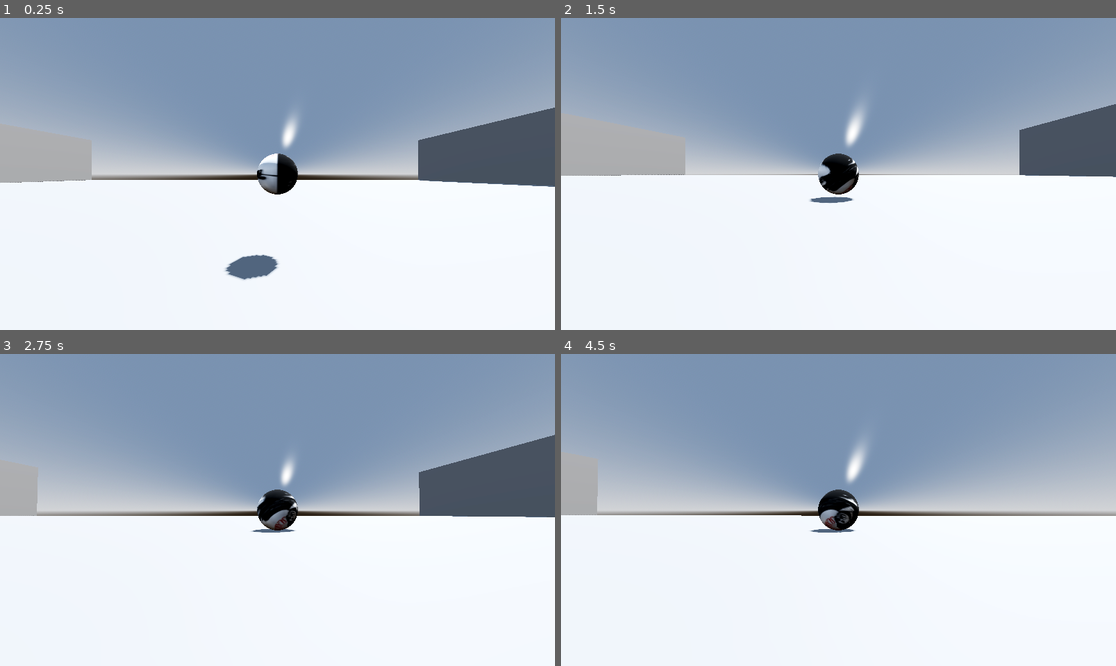
Above: before the commit, frames 1-4 (two rows, left to right).
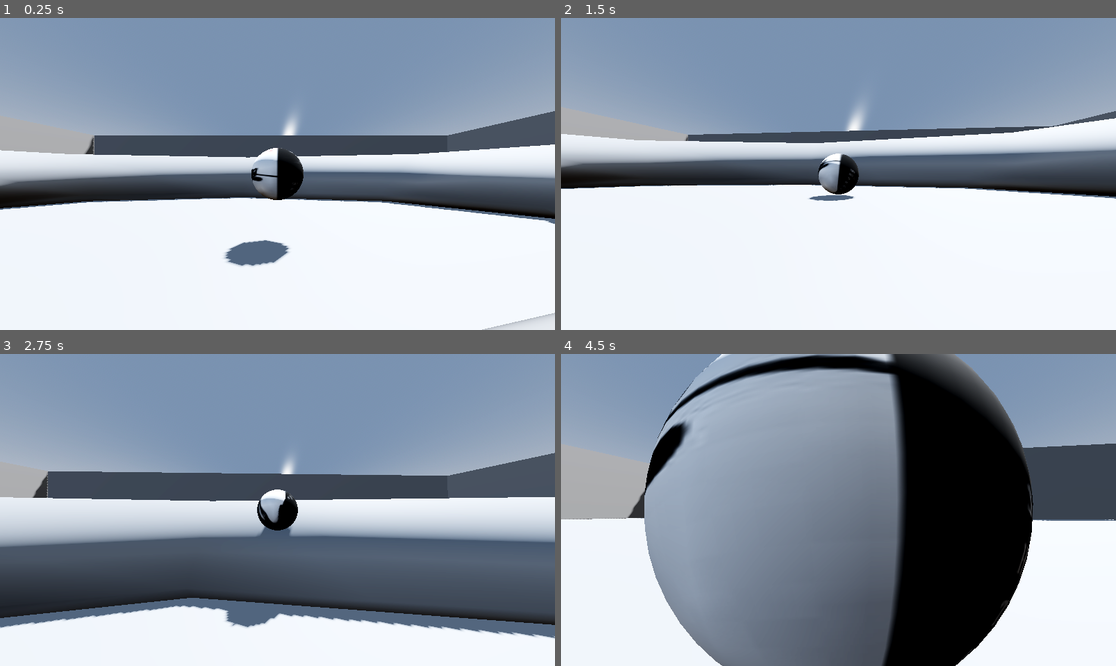
Above: after the commit, the same moments.

Repository: victoryy12/Sphervivor
Game: Godot game, scene res://game.tscn
Same seed, same stepped clock (60 frames per second), same inputs: the game is played once before the commit and once after it.
Inputs (mouse positions are in pixels of both pictures, inside the frame that each line leads up to):
- Up to frame 1 (0.25 s): no input
- Up to frame 2 (1.5 s): move the mouse to (866, 174) at 0.52 s; hold Shift (slam) 0.53-1.28 s; hold W (up) from 0.53 s (still down); tap Space (jump) at 0.77 s; move the mouse to (810, 174) at 1.27 s; tap Shift (slam) at 1.35 s
- Up to frame 3 (2.75 s): keep holding W (up); tap Space (jump) at 1.52 s; move the mouse to (288, 503) at 2.02 s; hold Shift (slam) from 2.03 s (still down)
- Up to frame 4 (4.5 s): keep holding W (up); move the mouse to (832, 516) at 2.77 s; release Shift (slam) at 2.78 s; tap Shift (slam) at 2.85, 4.35 s; tap Space (jump) at 3.02, 3.77 s; move the mouse to (877, 513) at 3.52 s; hold Shift (slam) 3.53-4.28 s; move the mouse to (794, 506) at 4.27 s

The runs differ from the first frame. In frame 1, 20% of the frame differs, in the area x 0-100%, y 28-100%; in frame 2, 17%; in frame 3, 46%; in frame 4, 58%, in the area x 0-100%, y 0-100%.

Commit message:
REFACTORING

Diff:
--- a/arena.tscn
+++ b/arena.tscn
@@ -18,3 +18,7 @@
 [node name="CSGBox3D4" type="CSGBox3D" parent="." unique_id=1128874749]
 transform = Transform3D(1, 0, 0, 0, 1, 0, 0, 0, 1, 0, 5, 125)
 size = Vector3(250, 15, 1)
+
+[node name="CSGTorus3D" type="CSGTorus3D" parent="." unique_id=885827488]
+transform = Transform3D(22.838882, 0, 0, 0, 2.8520284, 0, 0, 0, 12.279811, 0, 0.5865493, 0)
+inner_radius = 2.6069534
--- a/game.tscn
+++ b/game.tscn
@@ -41,4 +41,4 @@
 size = Vector3(253.92786, 0.5, 250)
 
 [node name="Player" parent="." unique_id=1314071749 instance=ExtResource("1_a202f")]
-transform = Transform3D(1, 0, 0, 0, 1, 0, 0, 0, 1, 0.25997603, 4.18086, 0.8930223)
+transform = Transform3D(1, 0, 0, 0, 1, 0, 0, 0, 1, -4.782625, 3.5926342, -2.7790384)
--- a/player.tscn
+++ b/player.tscn
@@ -2,6 +2,9 @@
 
 [ext_resource type="Texture2D" uid="uid://bj5tgev4klsij" path="res://assets/download.jpg" id="1_4flbx"]
 [ext_resource type="Script" uid="uid://c6ci0ect73ili" path="res://scripts/player.gd" id="1_onrkg"]
+
+[sub_resource type="PhysicsMaterial" id="PhysicsMaterial_onrkg"]
+bounce = 0.24
 
 [sub_resource type="StandardMaterial3D" id="StandardMaterial3D_onrkg"]
 albedo_texture = ExtResource("1_4flbx")
@@ -12,6 +15,7 @@
 
 [node name="Player" type="RigidBody3D" unique_id=1714944700]
 mass = 100.0
+physics_material_override = SubResource("PhysicsMaterial_onrkg")
 script = ExtResource("1_onrkg")
 
 [node name="MeshInstance3D" type="MeshInstance3D" parent="." unique_id=1285117708]
--- a/scripts/player.gd
+++ b/scripts/player.gd
@@ -2,6 +2,7 @@
 
 @export var rolling_force = 70.0
 @export var jump_force = 150.0
+@export var slam_speed = 5000.0
 @export var mouse_sensitivity := 0.002
 
 var yaw := 0.0   # left/right
@@ -23,35 +24,33 @@
 	$CameraRig.global_transform.origin = global_transform.origin
 	$touchingFloor.global_transform.origin = global_transform.origin
 
-	deathPlane()
-	playerMovement(delta)
-	print(angular_velocity)
+	death_plane()
+	player_movement(delta)
 
 
-func playerMovement(delta):
+func player_movement(delta):
 	$CameraRig.rotation.y = yaw
 	$CameraRig.rotation.x = pitch
+
 	var onFloor =  $touchingFloor.is_colliding()
+	var x_input = Input.get_axis("down", "up")
+	var z_input = Input.get_axis("right", "left")
+
+	var cam = $CameraRig
+
+	# Get camera directions
+	var forward = -cam.global_transform.basis.z
+	var right = cam.global_transform.basis.x
+
+	# Flatten so we don't move up/down
+	forward.y = 0
+	right.y = 0
+	forward = forward.normalized()
+	right = right.normalized()
+
+	var direction = (forward * z_input + right * x_input).normalized()
 
 	if onFloor:
-		var x_input = Input.get_axis("down", "up")
-		var z_input = Input.get_axis("right", "left")
-
-		var cam = $CameraRig
-
-		# Get camera directions
-		var forward = -cam.global_transform.basis.z
-		var right = cam.global_transform.basis.x
-
-		# Flatten so we don't move up/down
-		forward.y = 0
-		right.y = 0
-
-		forward = forward.normalized()
-		right = right.normalized()
-
-		# Combine directions
-		var direction = (forward * z_input + right * x_input).normalized()
 		angular_velocity.x -= direction.x * rolling_force * delta
 		angular_velocity.z -= direction.z * rolling_force * delta
 		#jump
@@ -61,11 +60,11 @@
 			angular_velocity.y /= 1.2
 
 	if Input.is_action_pressed("slam") and !onFloor:
-		angular_velocity.y -= rolling_force * delta
-		apply_central_force(Vector3.DOWN * 1000)
+		apply_central_force(Vector3.DOWN * slam_speed)
+
 
 #testing..going to make death function
-func deathPlane():
+func death_plane():
 	var deathBarrierDepth = -25
 	if global_position.y < deathBarrierDepth:
 		get_tree().reload_current_scene()
